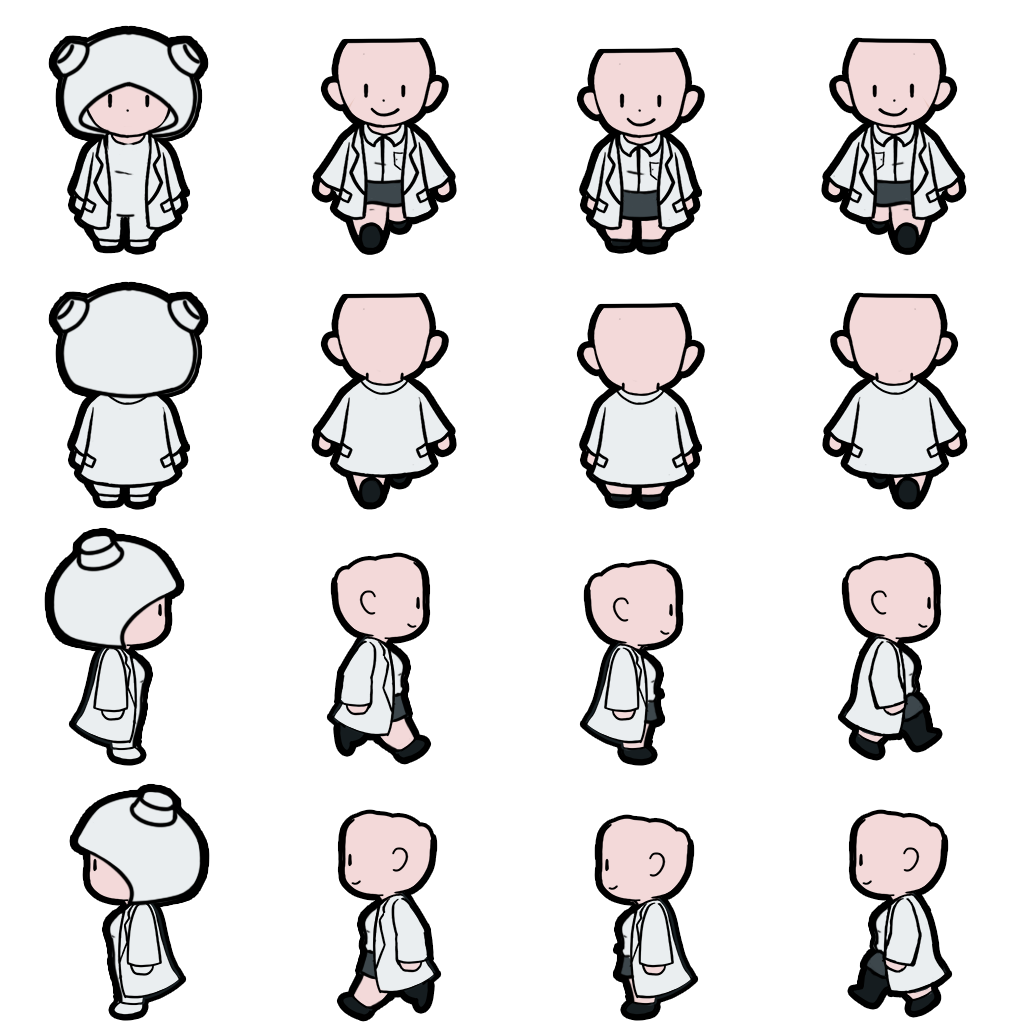
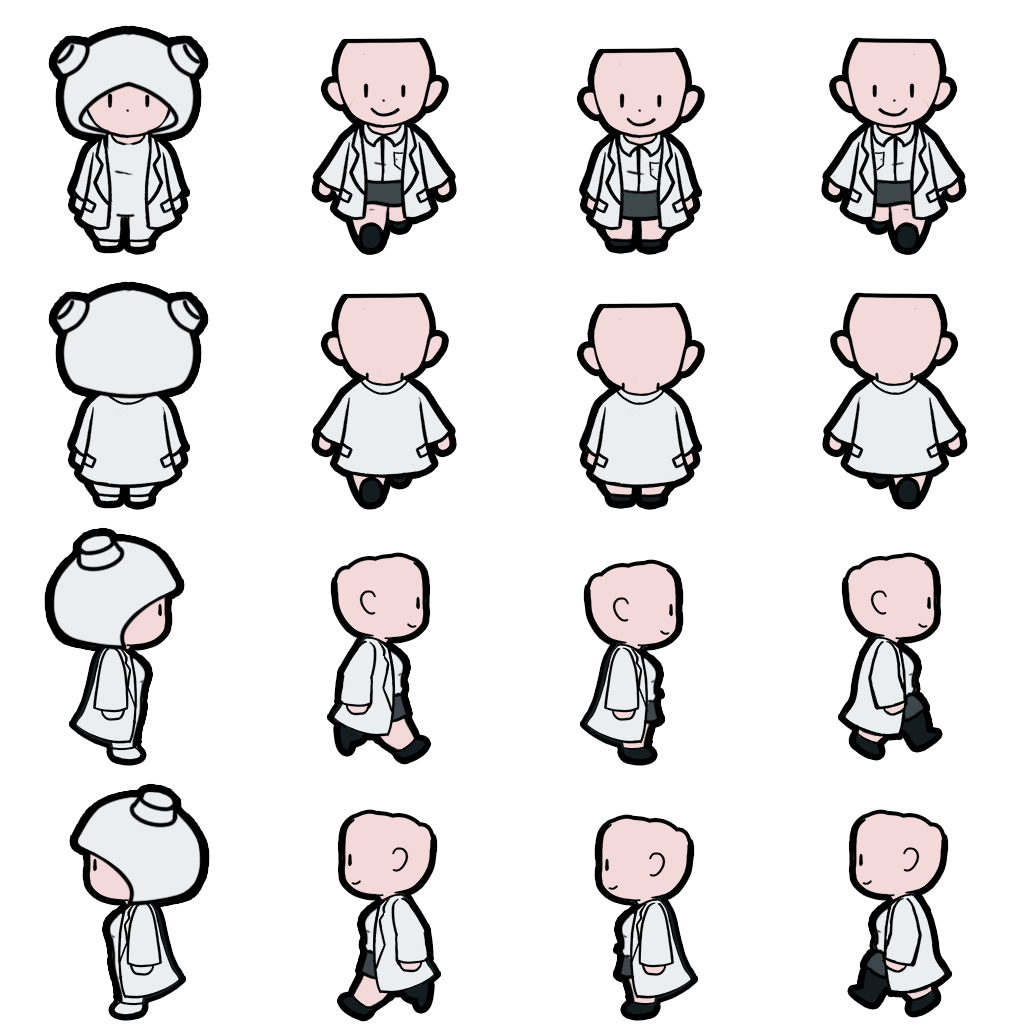
Revision of a layered 1024x1024 image; what changed, layer by layer:
painted on "Layer 21" (1st of 2, in "Char" › "Back" › "Elera copy") over (x1=56, y1=293, x2=199, y2=395)
painted on "Layer 21" (2nd of 2, in "Char" › "Front" › "Elera") over (x1=56, y1=36, x2=199, y2=139)
